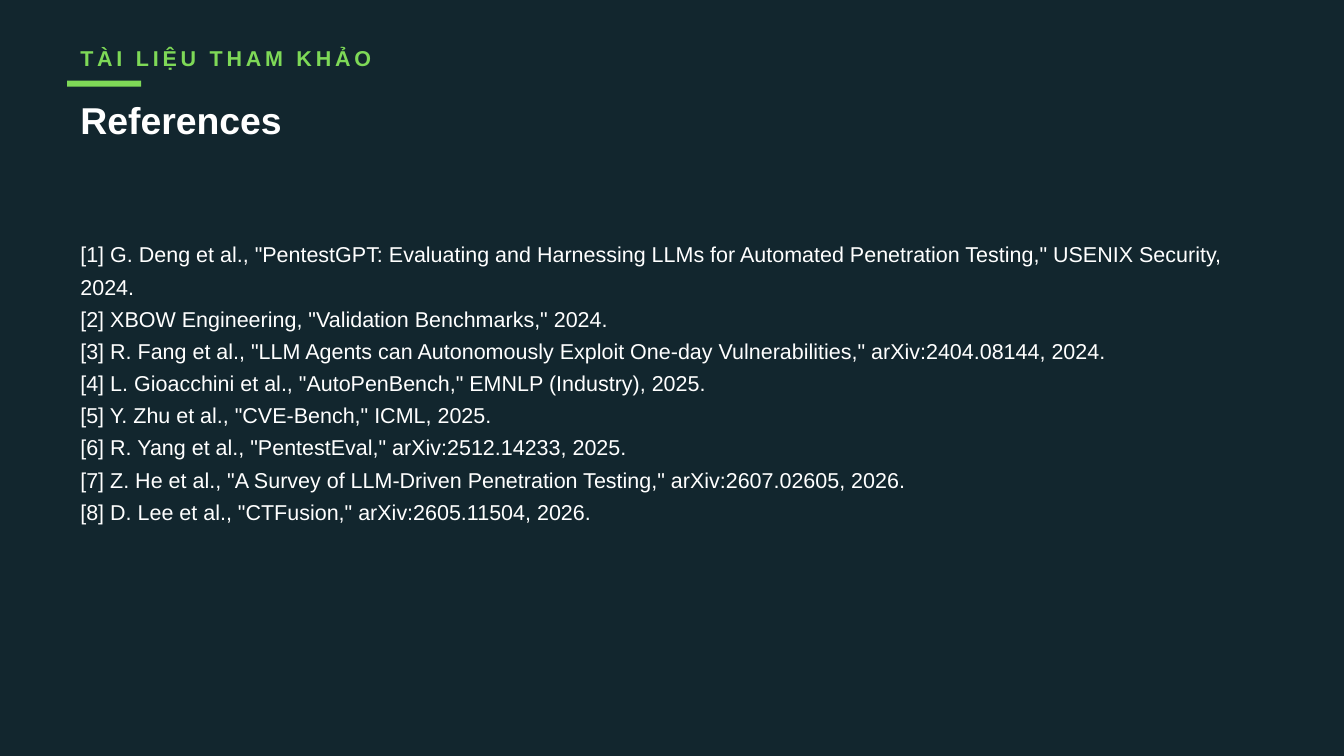
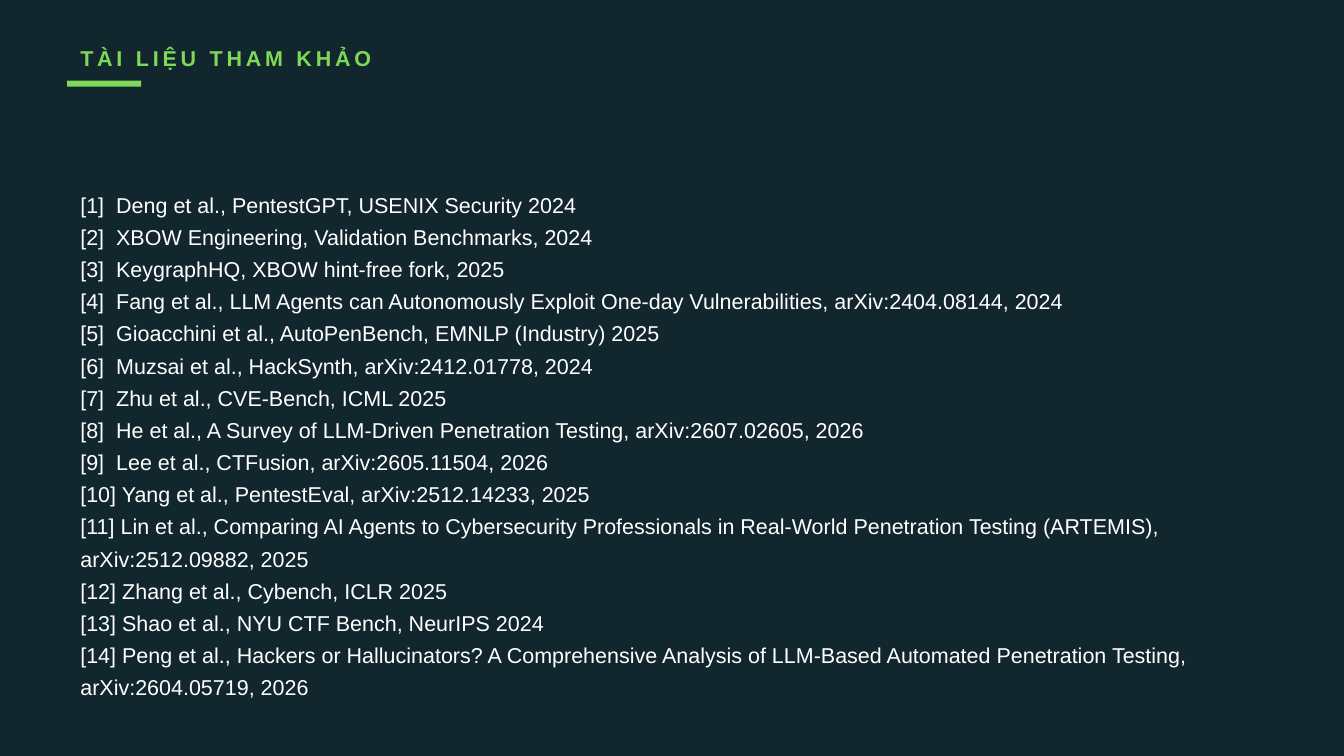
Before and after one commit to VuNguyenBinh/KLTN-FA26, a slide deck: slide 22 of Slide/KTLN_slide.pptx (slide 21 before the commit). Drawn at 1344x756 pixels with LibreOffice and Linux fonts; fonts in the diff are those of the drawing. Boxes give left, top, right and bottom in pixels: in the first picture for what was removed or moved away, otherwise in the second. Text is boxed around its words. In the diff, an @@ line names an element or a change of style, - is before the commit and + after.

```diff
--- a/Slide/KTLN_slide.pptx
+++ b/Slide/KTLN_slide.pptx
@@ text removed at <box>80,107,281,135</box> @@
-References
@@ text at <box>80,197,1186,698</box>: text changed @@
-[1] G. Deng et al., "PentestGPT: Evaluating and Harnessing LLMs for Automated Penetration Testing," USENIX Security, 2024.
-[2] XBOW Engineering, "Validation Benchmarks," 2024.
-[3] R. Fang et al., "LLM Agents can Autonomously Exploit One-day Vulnerabilities," arXiv:2404.08144, 2024.
-[4] L. Gioacchini et al., "AutoPenBench," EMNLP (Industry), 2025.
-[5] Y. Zhu et al., "CVE-Bench," ICML, 2025.
-[6] R. Yang et al., "PentestEval," arXiv:2512.14233, 2025.
-[7] Z. He et al., "A Survey of LLM-Driven Penetration Testing," arXiv:2607.02605, 2026.
-[8] D. Lee et al., "CTFusion," arXiv:2605.11504, 2026.
+[1] Deng et al., PentestGPT, USENIX Security 2024
+[2] XBOW Engineering, Validation Benchmarks, 2024
+[3] KeygraphHQ, XBOW hint-free fork, 2025
+[4] Fang et al., LLM Agents can Autonomously Exploit One-day Vulnerabilities, arXiv:2404.08144, 2024
+[5] Gioacchini et al., AutoPenBench, EMNLP (Industry) 2025
+[6] Muzsai et al., HackSynth, arXiv:2412.01778, 2024
+[7] Zhu et al., CVE-Bench, ICML 2025
+[8] He et al., A Survey of LLM-Driven Penetration Testing, arXiv:2607.02605, 2026
+[9] Lee et al., CTFusion, arXiv:2605.11504, 2026
+[10] Yang et al., PentestEval, arXiv:2512.14233, 2025
+[11] Lin et al., Comparing AI Agents to Cybersecurity Professionals in Real-World Penetration Testing (ARTEMIS), arXiv:2512.09882, 2025
+[12] Zhang et al., Cybench, ICLR 2025
+[13] Shao et al., NYU CTF Bench, NeurIPS 2024
+[14] Peng et al., Hackers or Hallucinators? A Comprehensive Analysis of LLM-Based Automated Penetration Testing, arXiv:2604.05719, 2026
```
Also in this commit, not shown: 15 other slides changed, 1 slide added.
